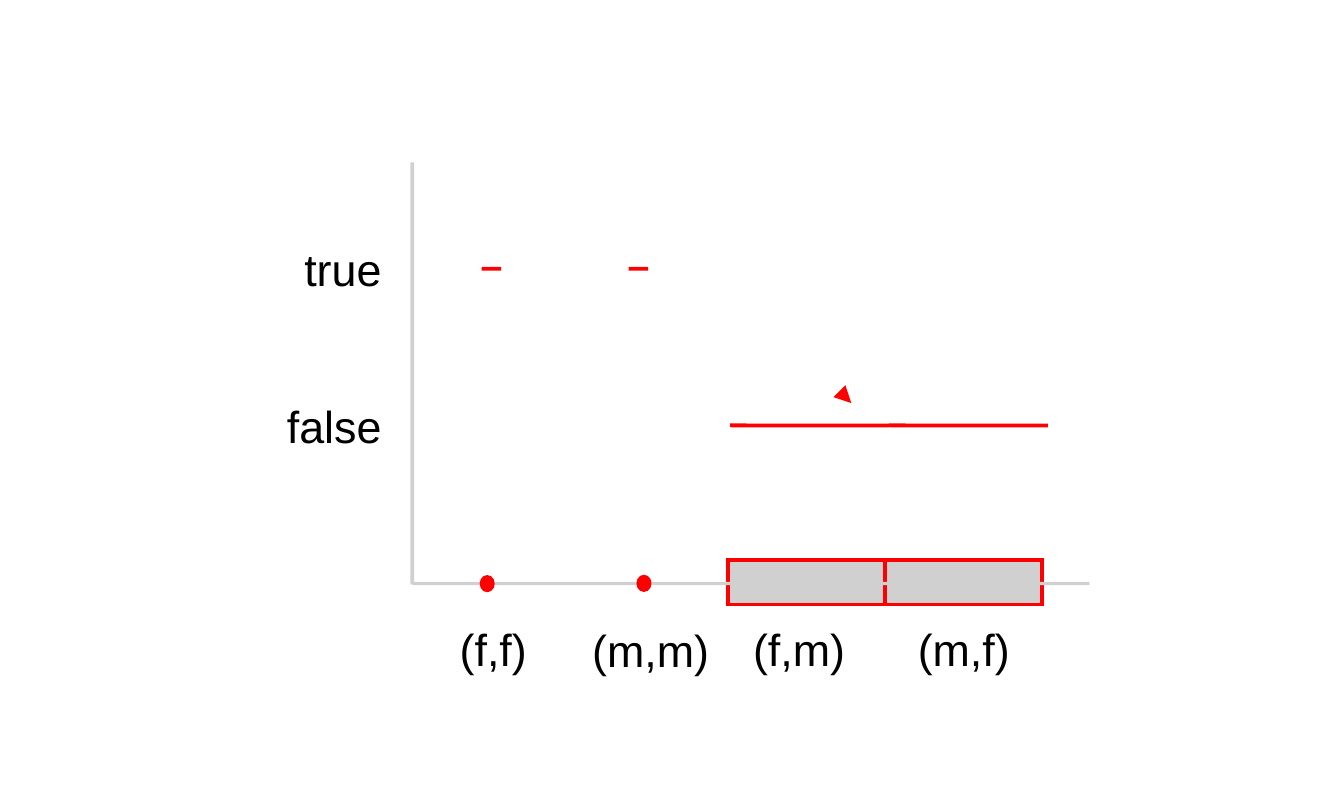
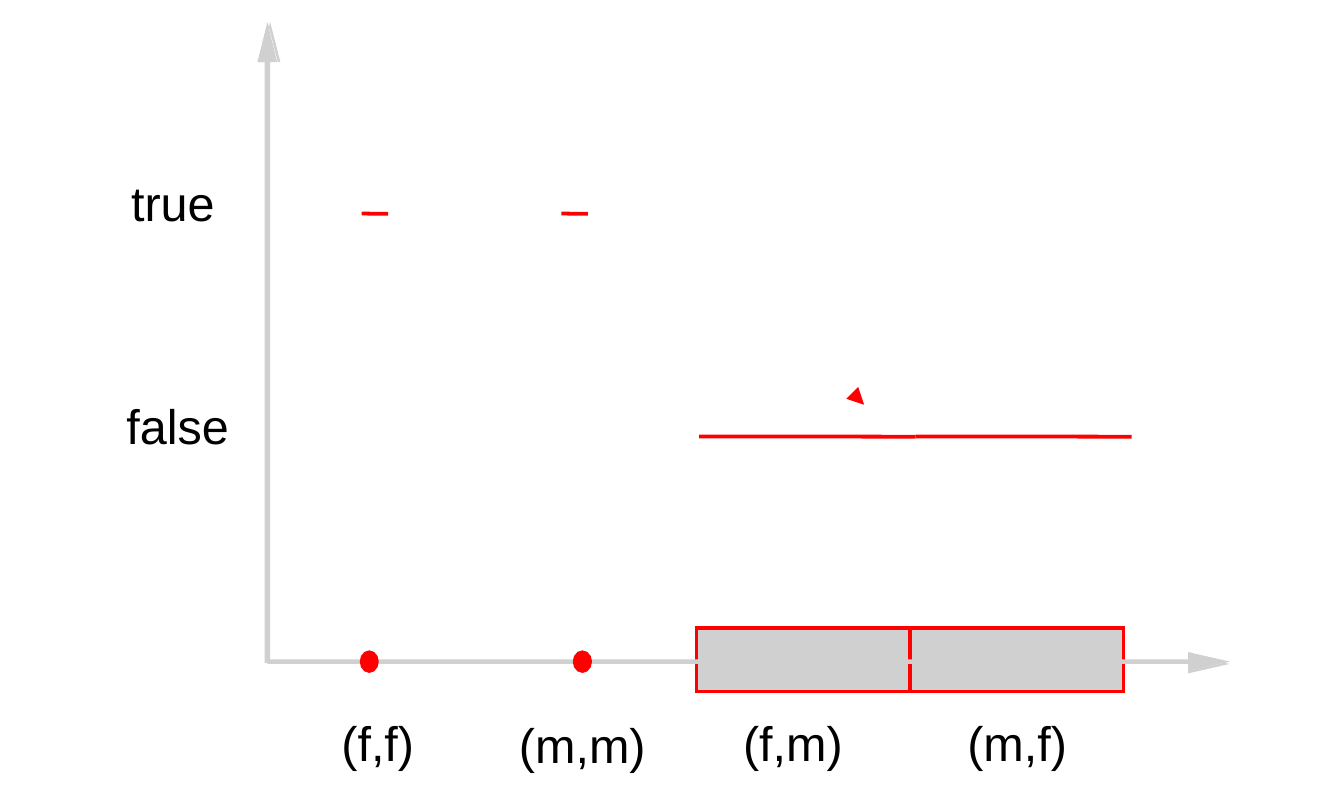
Before and after one commit to GaloisInc/ESCJava2, a slide deck: slide 24 of ESCTools/slides/CAV2007Tutorial/new-diagrams.ppt (slide 23 before the commit). Drawn at 1344x806 pixels with LibreOffice and Linux fonts; fonts in the diff are those of the drawing; grey boxes stand for pictures; background and template pictures are left out. Boxes give left, top, right and bottom in pixels: in the first picture for what was removed or moved away, otherwise in the second. Text is boxed around its words. In the diff, an @@ line names an element or a change of style, - is before the commit and + after.

```diff
--- a/ESCTools/slides/CAV2007Tutorial/new-diagrams.ppt
+++ b/ESCTools/slides/CAV2007Tutorial/new-diagrams.ppt
@@ picture added at box(258, 23, 281, 63) @@
@@ picture added at box(258, 23, 278, 63) @@
@@ picture: place and size @@
-picture at box(410, 163, 414, 585)
+picture at box(265, 62, 270, 663)
@@ size 24 to 26 pt in 6 elements at box(126, 409, 228, 445), box(743, 726, 843, 771), box(967, 726, 1067, 771), box(519, 728, 646, 772), box(341, 726, 414, 771), box(131, 189, 215, 222) @@
@@ text "true": place and size @@
-text "true" at box(304, 257, 381, 287)
+text "true" at box(131, 189, 215, 222)
@@ line moved from (481, 269) - (501, 269) to (362, 214) - (388, 214) @@
@@ line moved from (629, 269) - (648, 269) to (562, 214) - (587, 214) @@
@@ text "false": place and size @@
-text "false" at box(287, 410, 382, 444)
+text "false" at box(126, 409, 228, 445)
@@ arrow moved from (851, 403) - (851, 403) to (864, 405) - (864, 405) @@
@@ line moved from (730, 426) - (888, 426) to (699, 437) - (915, 437) @@
@@ line moved from (888, 426) - (1048, 426) to (915, 437) - (1132, 437) @@
@@ picture: place and size @@
-picture at box(728, 560, 886, 605)
+picture at box(696, 628, 910, 691)
@@ picture: place and size @@
-picture at box(886, 560, 1043, 605)
+picture at box(910, 628, 1124, 691)
@@ ellipse: place and size @@
-ellipse at box(481, 578, 492, 591)
+ellipse at box(362, 653, 376, 672)
@@ ellipse: place and size @@
-ellipse at box(638, 577, 649, 590)
+ellipse at box(575, 653, 590, 672)
@@ picture added at box(1188, 653, 1230, 675) @@
@@ picture added at box(1188, 653, 1230, 672) @@
@@ picture: place and size @@
-picture at box(413, 582, 1090, 585)
+picture at box(267, 660, 1188, 664)
@@ text "(f,f)": place and size @@
-text "(f,f)" at box(460, 633, 527, 675)
+text "(f,f)" at box(341, 726, 414, 771)
@@ text "(m,m)": place and size @@
-text "(m,m)" at box(592, 634, 709, 676)
+text "(m,m)" at box(519, 728, 646, 772)
@@ text "(f,m)": place and size @@
-text "(f,m)" at box(753, 633, 845, 675)
+text "(f,m)" at box(743, 726, 843, 771)
@@ text "(m,f)": place and size @@
-text "(m,f)" at box(918, 633, 1010, 675)
+text "(m,f)" at box(967, 726, 1067, 771)
```
Also in this commit, not shown: 14 other slides changed, 3 slides added, 1 slide removed, 39 other files.
